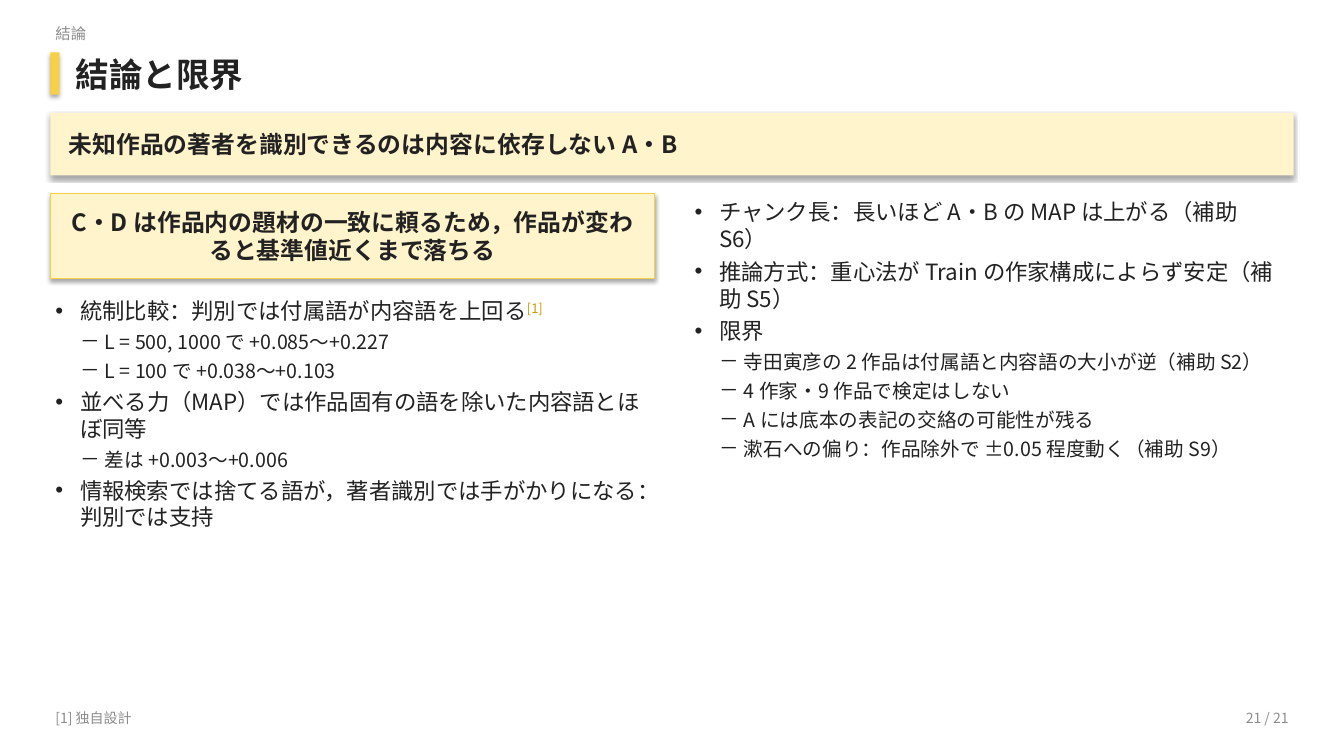
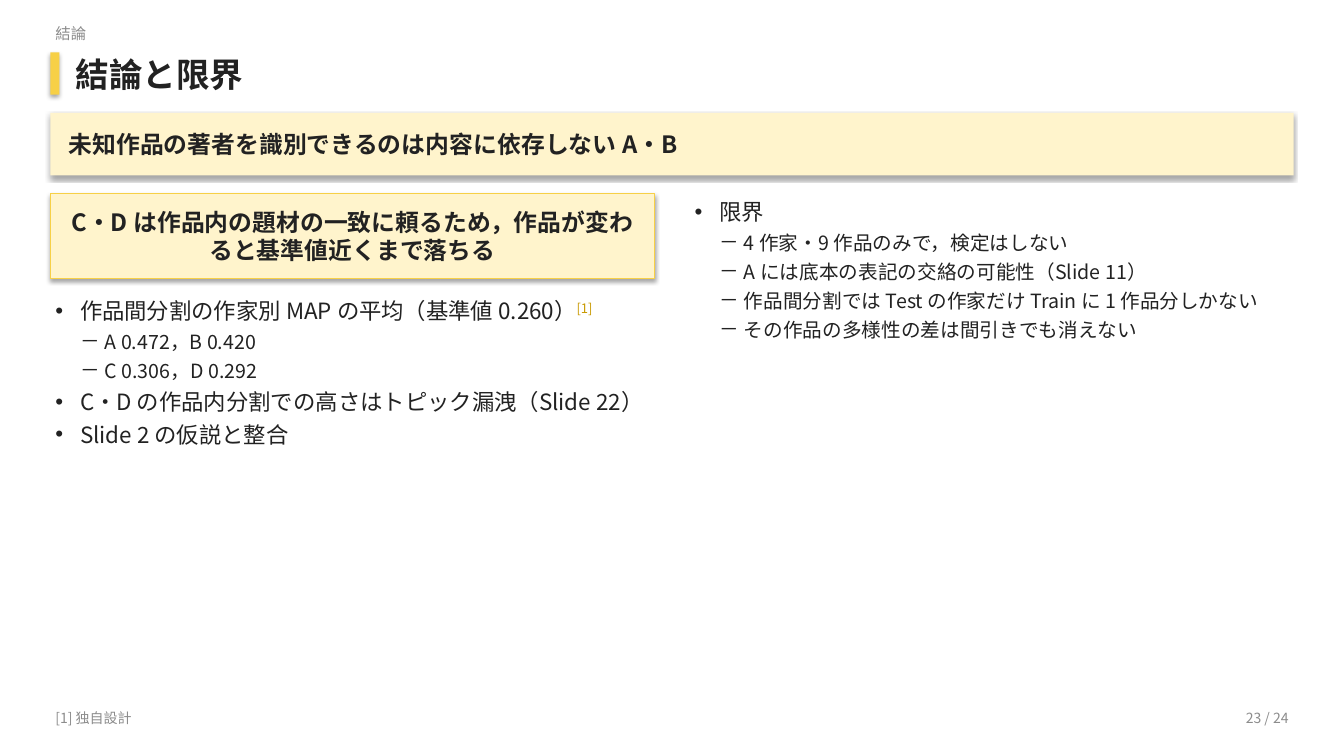
Before and after one commit to matsumoto-af22041/text-author-identifier-nlps, a slide deck: slide 23 of presentation/slides.pptx (slide 21 before the commit). Drawn at 1344x756 pixels with LibreOffice and Linux fonts; fonts in the diff are those of the drawing. Boxes give left, top, right and bottom in pixels: in the first picture for what was removed or moved away, otherwise in the second. Text is boxed around its words. In the diff, an @@ line names an element or a change of style, - is before the commit and + after.

```diff
--- a/presentation/slides.pptx
+++ b/presentation/slides.pptx
@@ text at (x1=719, y1=201, x2=1273, y2=309): paragraphs removed @@
-• チャンク長：長いほど A・B の MAP は上がる（補助 S6）
-• 推論方式：重心法が Train の作家構成によらず安定（補助 S5）
@@ text at (x1=719, y1=202, x2=764, y2=222): line spacing 1 to 19.2pt @@
@@ text at (x1=744, y1=233, x2=1257, y2=339): text changed @@
-－ 寺田寅彦の 2 作品は付属語と内容語の大小が逆（補助 S2）
-－ 4 作家・9 作品で検定はしない
-－ A には底本の表記の交絡の可能性が残る
-－ 漱石への偏り：作品除外で ±0.05 程度動く（補助 S9）
+－ 4 作家・9 作品のみで，検定はしない
+－ A には底本の表記の交絡の可能性（Slide 11）
+－ 作品間分割では Test の作家だけ Train に 1 作品分しかない
+－ その作品の多様性の差は間引きでも消えない
@@ text at (x1=80, y1=300, x2=643, y2=445): text changed @@
-• 統制比較：判別では付属語が内容語を上回る[1]
-－ L = 500, 1000 で +0.085～+0.227
-－ L = 100 で +0.038～+0.103
-• 並べる力（MAP）では作品固有の語を除いた内容語とほぼ同等
-－ 差は +0.003～+0.006
-• 情報検索では捨てる語が，著者識別では手がかりになる：判別では支持
+• 作品間分割の作家別 MAP の平均（基準値 0.260）[1]
+－ A 0.472，B 0.420
+－ C 0.306，D 0.292
+• C・D の作品内分割での高さはトピック漏洩（Slide 22）
+• Slide 2 の仮説と整合
@@ text at (x1=1246, y1=712, x2=1289, y2=723): text changed @@
-21 / 21
+23 / 24
```
Also in this commit, not shown: 33 other slides changed, 7 slides added, 2 slides removed, 25 other files.
